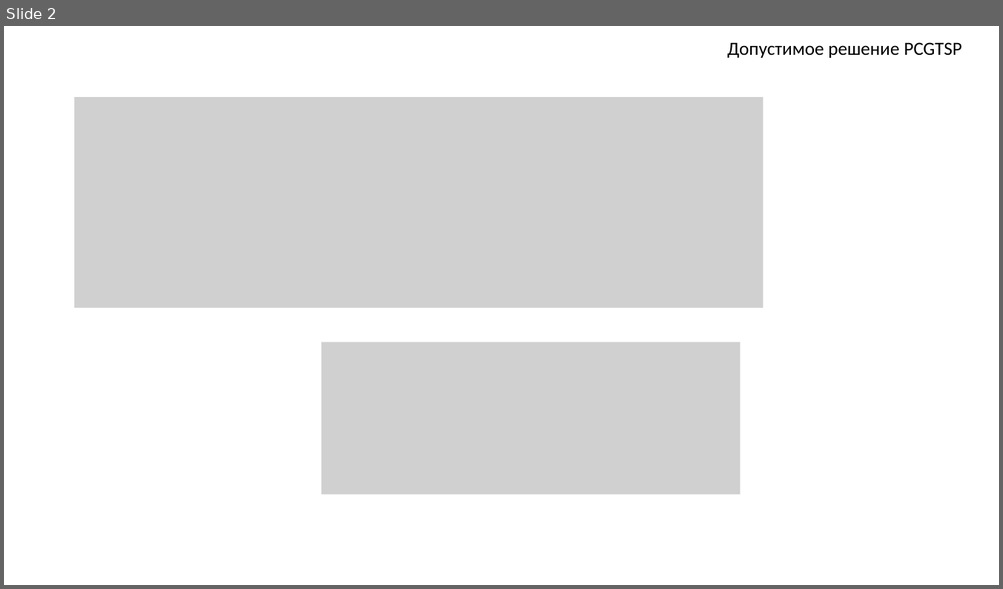
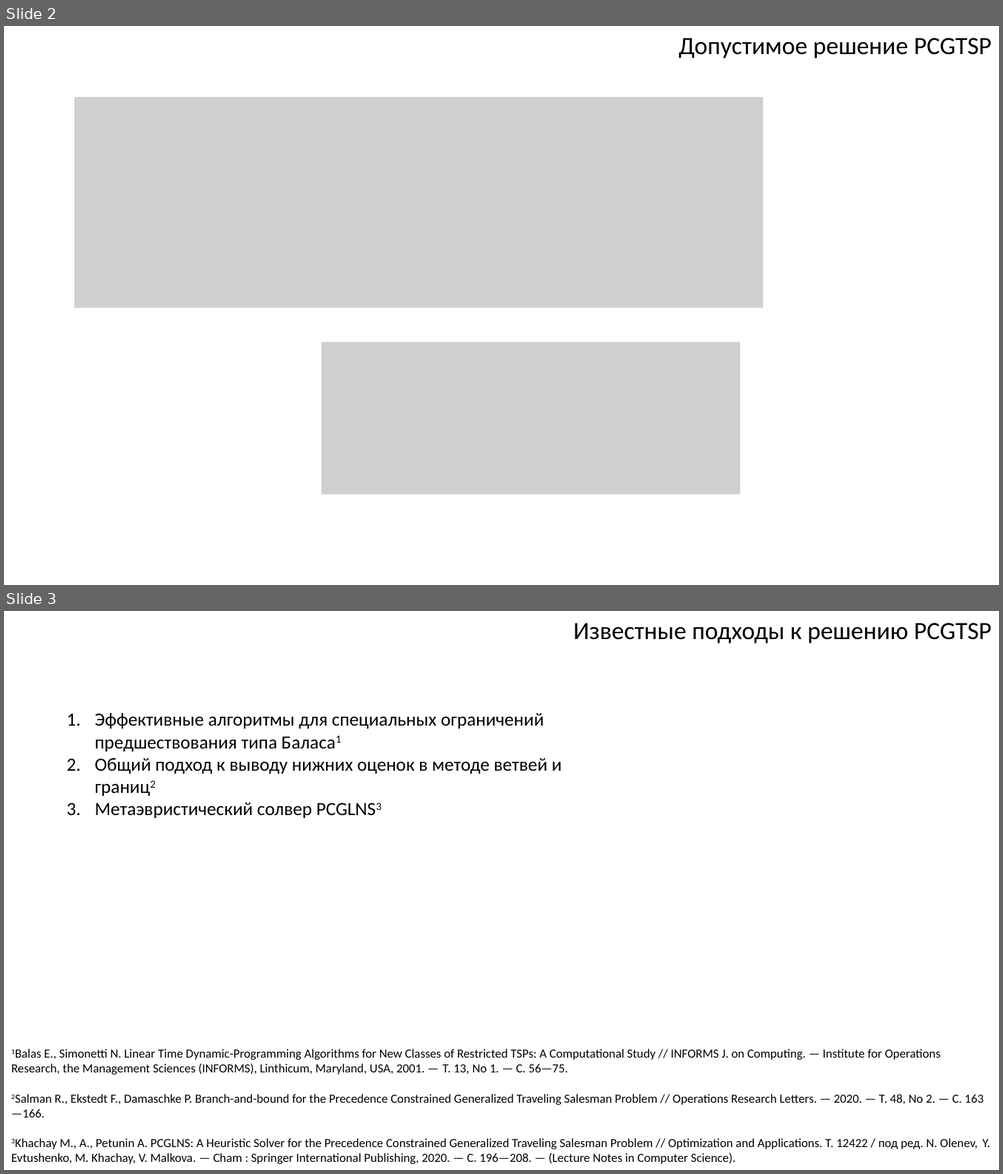
Before and after one commit to ukoloff/these, a slide deck: article/pcgtsp.pptx. Shown one above the other, each under a label of ours: slide 2 before the commit, slides 2 and 3 after it. The pictures are 1003x589 and 1003x1174 pixels, drawn with LibreOffice and Linux fonts; fonts in the diff are those of the drawing; grey boxes stand for pictures. Boxes give left, top, right and bottom in pixels: in the first picture for what was removed or moved away, otherwise in the second. Text is boxed around its words. In the diff, an @@ line names an element or a change of style, - is before the commit and + after.

Commit message:
Finish Lower Bounds

```diff
--- a/article/pcgtsp.pptx
+++ b/article/pcgtsp.pptx
@@ slide 3 added at box(4, 611, 999, 1170), background #FFFFFF @@
@@ text added at box(573, 623, 991, 644), 24 pt, text #000000 @@
+Известные подходы к решению PCGTSP
@@ text added at box(95, 713, 562, 818), 18 pt, text #000000 @@
+1. Эффективные алгоритмы для специальных ограничений предшествования типа Баласа1
+2. Общий подход к выводу нижних оценок в методе ветвей и границ2
+3. Метаэвристический солвер PCGLNS3
@@ text added at box(11, 1049, 990, 1165), 12 pt, text #000000 @@
+1Balas E., Simonetti N. Linear Time Dynamic-Programming Algorithms for New Classes of Restricted TSPs: A Computational Study // INFORMS J. on Computing. — Institute for Operations Research, the Management Sciences (INFORMS), Linthicum, Maryland, USA, 2001. — Т. 13, No 1. — С. 56—75.
+2Salman R., Ekstedt F., Damaschke P. Branch-and-bound for the Precedence Constrained Generalized Traveling Salesman Problem // Operations Research Letters. — 2020. — Т. 48, No 2. — С. 163—166.
+3Khachay M., A., Petunin A. PCGLNS: A Heuristic Solver for the Precedence Constrained Generalized Traveling Salesman Problem // Optimization and Applications. Т. 12422 / под ред. N. Olenev, Y. Evtushenko, M. Khachay, V. Malkova. — Cham : Springer International Publishing, 2020. — С. 196—208. — (Lecture Notes in Computer Science).
@@ slide 2 changed as well @@
@@ text "Допустимое решение PCGTSP": place and size @@
-text "Допустимое решение PCGTSP" at box(727, 42, 962, 58)
+text "Допустимое решение PCGTSP" at box(678, 38, 991, 59)
@@ text "Допустимое решение PCGTSP" at box(678, 38, 991, 59): size 18 to 24 pt; alignment left to right @@
```
Also in this commit, not shown: 7 other slides changed.
